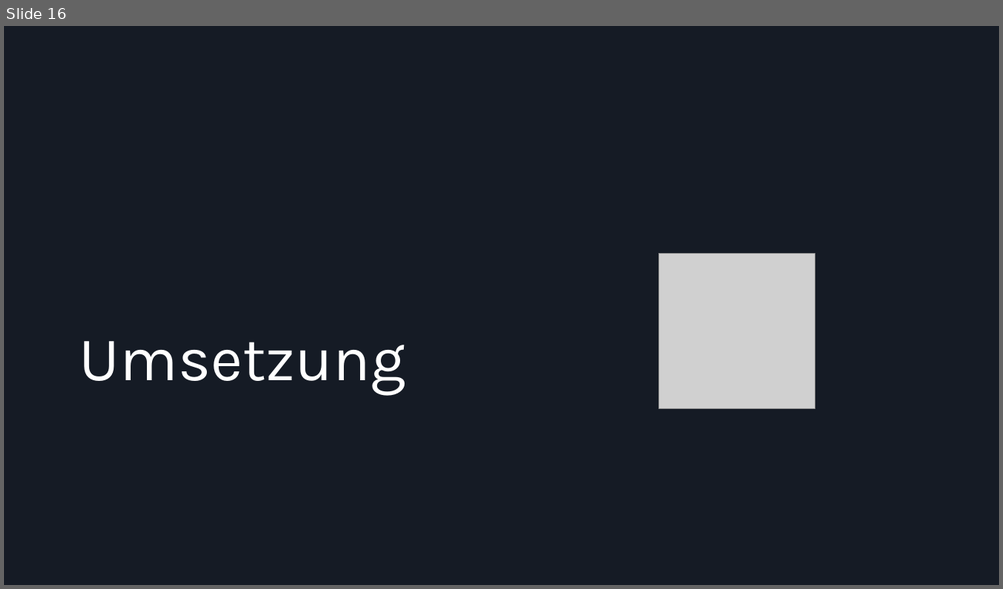
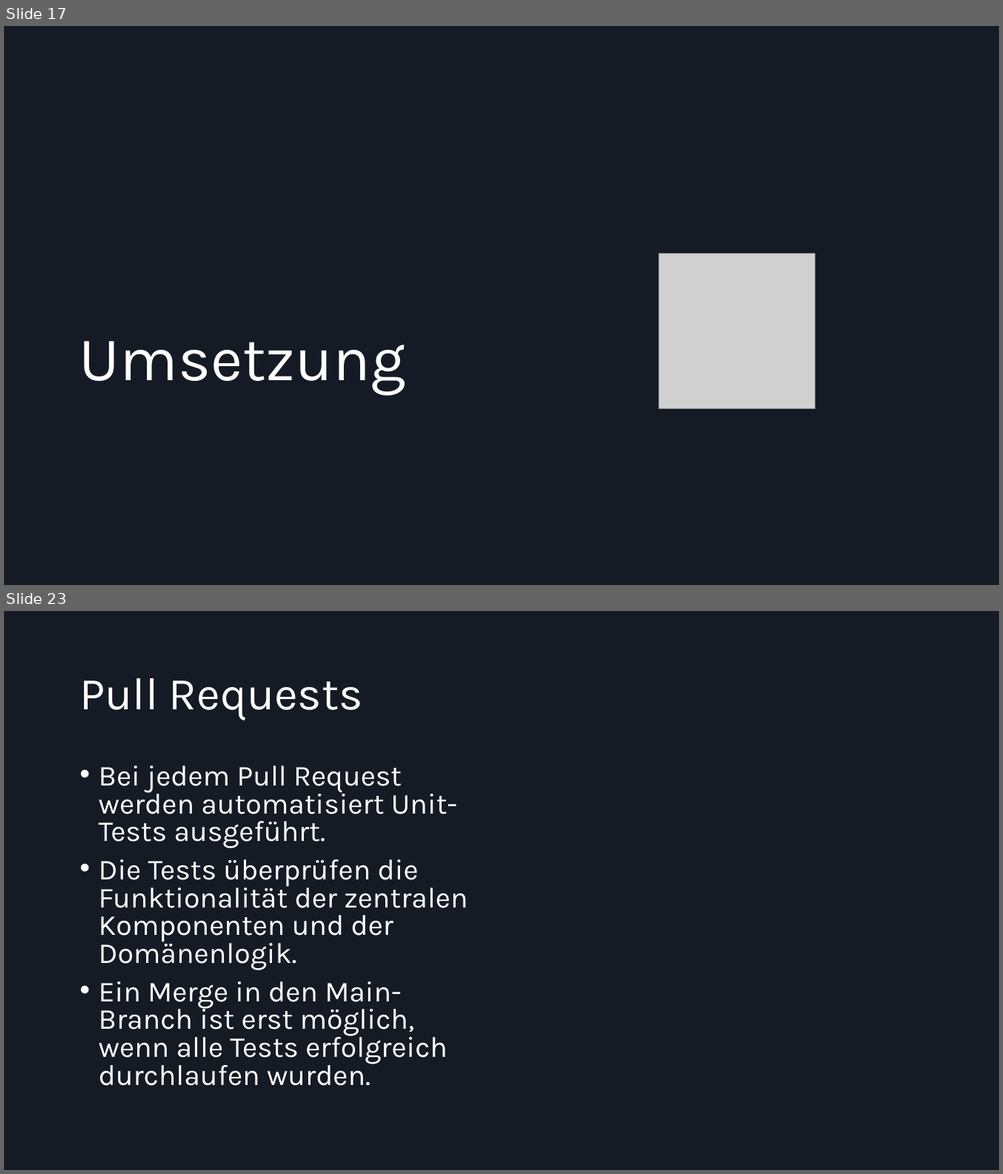
Before and after one commit to Dolokan/MSE_Roguelike, a slide deck: Moderne Softwareentwicklung Zwischenpräsentation.pptx. Shown one above the other, each under a label of ours: slide 16 before the commit, slides 17 and 23 after it; the slides between them are not shown. The pictures are 1003x589 and 1003x1174 pixels, drawn with LibreOffice and Linux fonts; fonts in the diff are those of the drawing; grey boxes stand for pictures. Boxes give left, top, right and bottom in pixels: in the first picture for what was removed or moved away, otherwise in the second. Text is boxed around its words. In the diff, an @@ line names an element or a change of style, - is before the commit and + after.

```diff
--- a/Moderne Softwareentwicklung Zwischenpräsentation.pptx
+++ b/Moderne Softwareentwicklung Zwischenpräsentation.pptx
@@ slide 23 added at [4,611,999,1170], background #151B25 @@
@@ title added at [79,678,363,721], 44 pt, text #FFFFFF @@
+Pull Requests
@@ text added at [99,766,467,1086], 28 pt, text #FFFFFF @@
+• Bei jedem Pull Request werden automatisiert Unit-Tests ausgeführt.
+• Die Tests überprüfen die Funktionalität der zentralen Komponenten und der Domänenlogik.
+• Ein Merge in den Main-Branch ist erst möglich, wenn alle Tests erfolgreich durchlaufen wurden.
@@ what was slide 16 is now slide 17 @@
```
Also in this commit, not shown: 4 slides changed, 9 other slides added, 3 slides removed.
